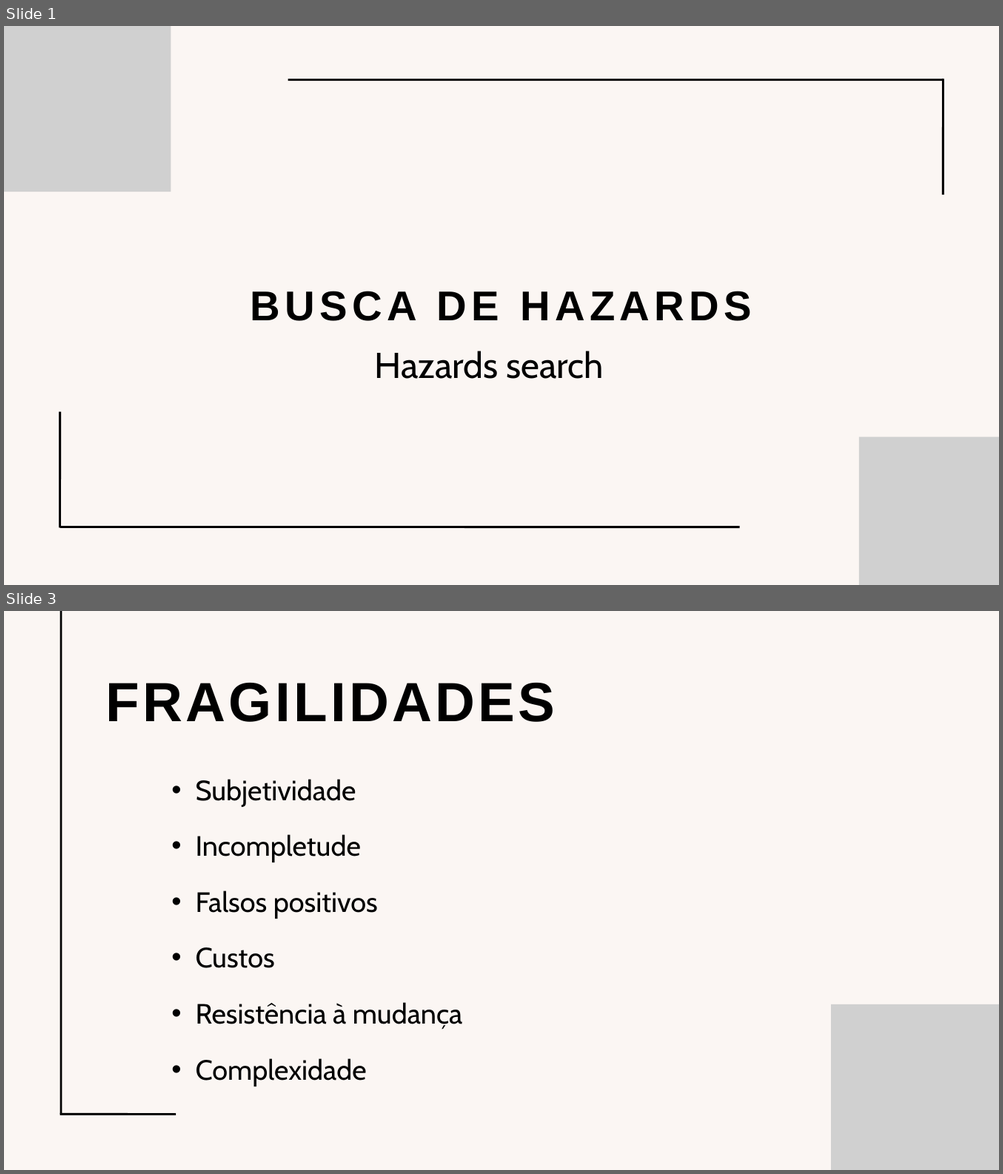
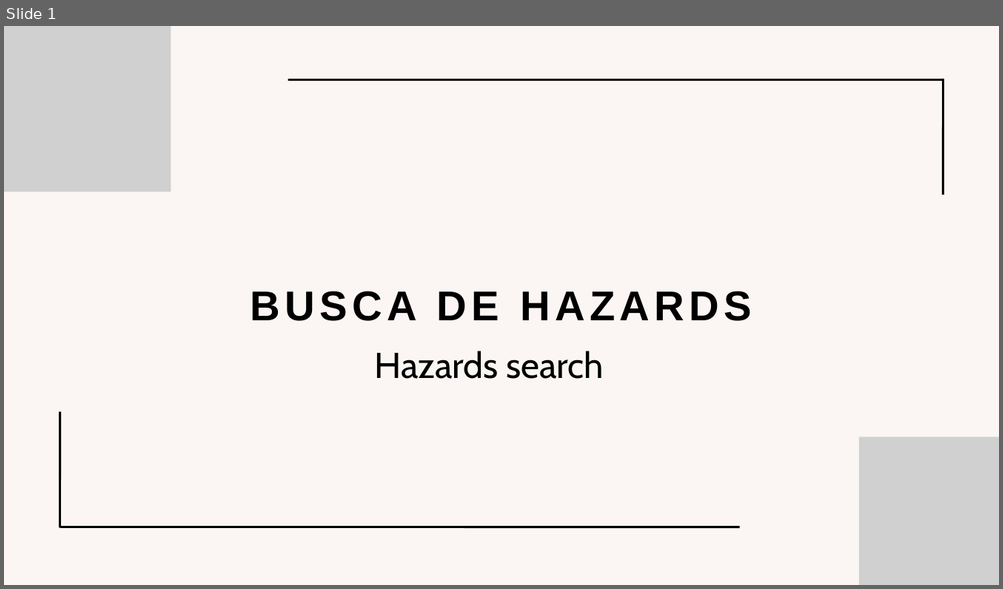
Before and after one commit to alocinny/estrutura-de-dados-estudo, a slide deck: seminário/Busca de hazards.pptx. Shown one above the other, each under a label of ours: slides 1 and 3 before the commit, slide 1 after it; the slides between them are not shown. The pictures are 1003x1174 and 1003x589 pixels, drawn with LibreOffice and Linux fonts; fonts in the diff are those of the drawing; grey boxes stand for pictures. Boxes give left, top, right and bottom in pixels: in the first picture for what was removed or moved away, otherwise in the second. Text is boxed around its words. In the diff, an @@ line names an element or a change of style, - is before the commit and + after.

```diff
--- a/seminário/Busca de hazards.pptx
+++ b/seminário/Busca de hazards.pptx
@@ slide 3 removed at (x1=4, y1=611, x2=999, y2=1170), background #FBF6F3 @@
@@ line removed from (61, 611) to (61, 1115) @@
@@ text removed at (x1=106, y1=683, x2=555, y2=722) @@
-FRAGILIDADES
@@ text removed at (x1=196, y1=779, x2=463, y2=1087) @@
-  • Subjetividade
-  • Incompletude
-  • Falsos positivos
-  • Custos
-  • Resistência à mudança
-  • Complexidade
@@ picture removed at (x1=831, y1=1005, x2=999, y2=1170) @@
@@ line removed from (60, 1114) to (176, 1114) @@
```
Also in this commit, not shown: 9 slides added, 4 other slides removed, 2 other files.
